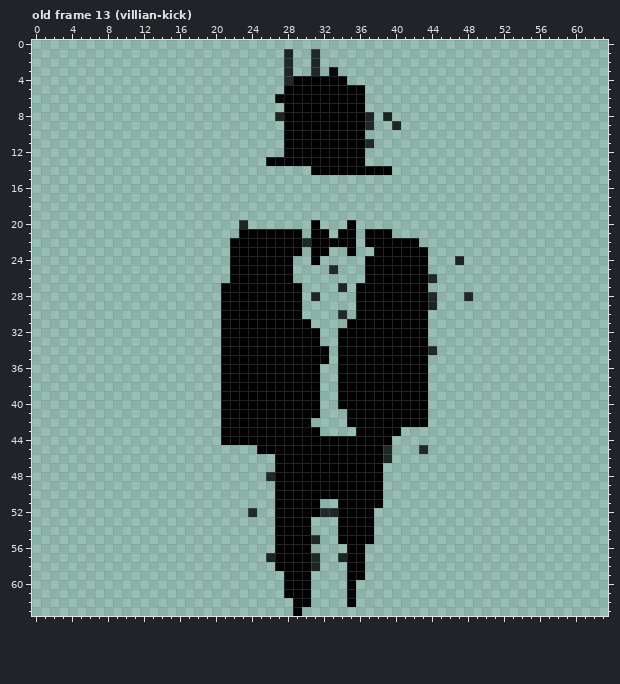
Two versions of one pixel-art file, nobuild/sprites/villain.ase. The picture above was drawn from the file before the commit.
64x64 pixels, 28 frames. Colours within 5 levels of each other are drawn and written as one. Shown: old frame 13 (villian-kick). The commit also changed other frames, which this record leaves out.
After:
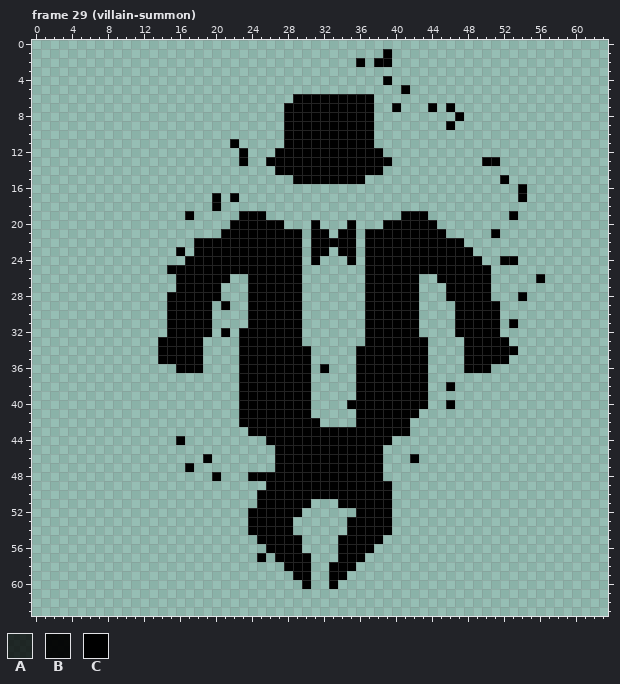
Palette (. is transparent): A #000000c8  B #000000f3  C #000000
A new or re-ordered frame is compared with the old frame closest to it.
Change:
frames 28 -> 33
Frame 29 (villain-summon) is new; against old frame 13 (villian-kick):
y 1: x 28 A -> .; x 31 A -> .; x 39 . -> C
y 2: x 28 A -> .; x 31 A -> .; x 36 . -> C; x 38..39 .. -> CC
y 3: x 28 A -> .; x 31 A -> .; x 33 B -> .
y 4: x 28..34 ACCCCCC -> .......; x 39 . -> C
y 5: x 28..36 CCCCCCCCC -> .........; x 41 . -> C
y 6: x 27..28 BC -> ..; x 37 . -> C
y 7: x 37 . -> C; x 40 . -> C; x 44 . -> C; x 46 . -> C
y 8: x 27 A -> .; x 37 A -> C; x 39 A -> .; x 47 . -> C
y 9: x 37 A -> C; x 40 A -> .; x 46 . -> C
y 10: x 37 . -> C
y 11: x 22 . -> C; x 37 A -> C
y 12: x 23 . -> C; x 27 . -> C; x 37..38 .. -> CC
y 13: x 23 . -> C; x 37..39 ... -> CCC; x 50..51 .. -> CC
y 14: x 27..30 .... -> CCCC; x 39 C -> .
y 15: x 29..36 ........ -> CCCCCCCC; x 52 . -> C
y 16: x 54 . -> C
y 17: x 20 . -> C; x 22 . -> C; x 54 . -> C
y 18: x 20 . -> C
y 19: x 17 . -> C; x 23..25 ... -> CCC; x 41..43 ... -> CCC; x 53 . -> C
y 20: x 22..27 .A.... -> CCCCCC; x 39..44 ...... -> CCCCCC
y 21: x 21..22 .. -> CC; x 40..45 ...... -> CCCCCC; x 51 . -> C
y 22: x 18..21 .... -> CCCC; x 30 A -> .; x 43..47 ..... -> CCCCC
y 23: x 16 . -> C; x 18..21 .... -> CCCC; x 34 . -> C; x 37 . -> C; x 44..48 ..... -> CCCCC
y 24: x 17..21 ..... -> CCCCC; x 29 . -> C; x 35 . -> C; x 44..49 ...A.. -> CCCCCC; x 52..53 .. -> CC
y 25: x 15..21 ....... -> CCCCCCC; x 29 . -> C; x 33 A -> .; x 44..50 ....... -> CCCCCCC
y 26: x 16..23 ......CC -> CCCCCC..; x 29 . -> C; x 43..50 CA...... -> ..CCCCCC; x 56 . -> C
y 27: x 16..23 .....CCC -> CCCCC...; x 34 A -> .; x 36 C -> .; x 43 C -> .; x 46..50 ..... -> CCCCC
y 28: x 15..23 ......CCC -> CCCCCC...; x 31 A -> .; x 36 C -> .; x 43..44 CA -> ..; x 46..50 ..A.. -> CCCCC; x 54 . -> C
y 29: x 15..19 ..... -> CCCCC; x 22..23 CC -> ..; x 36 C -> .; x 43..44 CA -> ..; x 47..51 ..... -> CCCCC
y 30: x 15..19 ..... -> CCCCC; x 21..23 CCC -> ...; x 34 A -> .; x 36 C -> .; x 43 C -> .; x 47..51 ..... -> CCCCC
y 31: x 15..19 ..... -> CCCCC; x 21..23 CCC -> ...; x 30 C -> .; x 35..36 CC -> ..; x 43 C -> .; x 47..51 ..... -> CCCCC; x 53 . -> C
y 32: x 15..19 ..... -> CCCCC; x 22 C -> .; x 30..31 CC -> ..; x 34..36 CCC -> ...; x 43 C -> .; x 47..51 ..... -> CCCCC
y 33: x 14..18 ..... -> CCCCC; x 21..22 CC -> ..; x 30..31 CC -> ..; x 34..36 CCC -> ...; x 48..52 ..... -> CCCCC
y 34: x 14..18 ..... -> CCCCC; x 21..22 CC -> ..; x 31..32 CC -> ..; x 34..35 CC -> ..; x 44 A -> .; x 48..53 ...... -> CCCCCC
y 35: x 14..18 ..... -> CCCCC; x 21..22 CC -> ..; x 31..32 CC -> ..; x 34..35 CC -> ..; x 48..52 ..... -> CCCCC
y 36: x 16..18 ... -> CCC; x 21..22 CC -> ..; x 31..32 C. -> .C; x 34..35 CC -> ..; x 48..50 ... -> CCC
y 37: x 21..22 CC -> ..; x 31 C -> .; x 34..35 CC -> ..
y 38: x 21..22 CC -> ..; x 31 C -> .; x 34..35 CC -> ..; x 46 . -> C
y 39: x 21..22 CC -> ..; x 31 C -> .; x 34..35 CC -> ..
y 40: x 21..22 CC -> ..; x 31 C -> .; x 34 C -> .; x 46 . -> C
y 41: x 21..22 CC -> ..; x 31 C -> .; x 35 C -> .; x 43 C -> .
y 42: x 21..22 CC -> ..; x 31 . -> C; x 35 C -> .; x 42..43 CC -> ..
y 43: x 21..23 CCC -> ...; x 32..35 .... -> CCCC; x 41 . -> C
y 44: x 16 . -> C; x 21..25 CCCCC -> .....
y 45: x 25..26 CC -> ..; x 39 A -> .; x 43 A -> .
y 46: x 19 . -> C; x 39 A -> .; x 42 . -> C
y 47: x 17 . -> C
y 48: x 20 . -> C; x 24..26 ..A -> CCC
y 49: x 26 . -> C; x 39 . -> C
y 50: x 25..26 .. -> CC; x 39 . -> C
y 51: x 25..26 .. -> CC; x 31 C -> .; x 39 . -> C
y 52: x 24..26 A.. -> CCC; x 30..35 CCAACC -> ......; x 38..39 .. -> CC
y 53..54: x 24..26 ... -> CCC; x 29..30 CC -> ..; x 34 C -> .; x 38..39 .. -> CC
y 55: x 25..26 .. -> CC; x 30..31 CA -> ..; x 38 . -> C
y 56: x 26 . -> C; x 30 C -> .; x 34 . -> C; x 37 . -> C
y 57: x 25..26 .A -> C.; x 31 A -> .; x 34 A -> C
y 58: x 27 C -> .; x 31 A -> .; x 33..34 .. -> CC; x 36 C -> .
y 59: x 28 C -> .; x 33..36 ..CC -> CC..
y 60: x 28..29 CC -> ..; x 33 . -> C; x 35 C -> .
y 61: x 28..30 CCC -> ...; x 35 C -> .
y 62: x 29..30 CC -> ..; x 35 C -> .
y 63: x 29 C -> .
